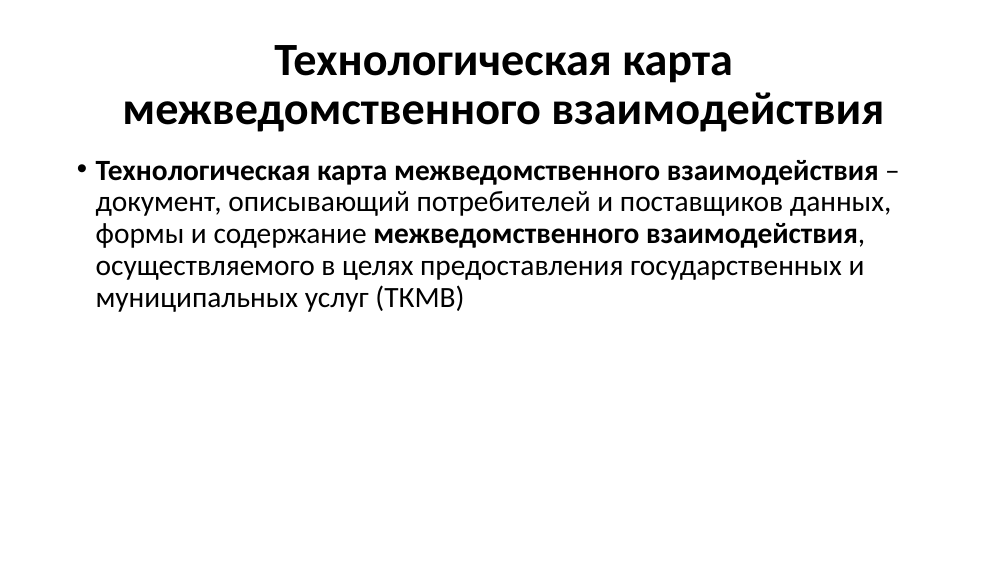
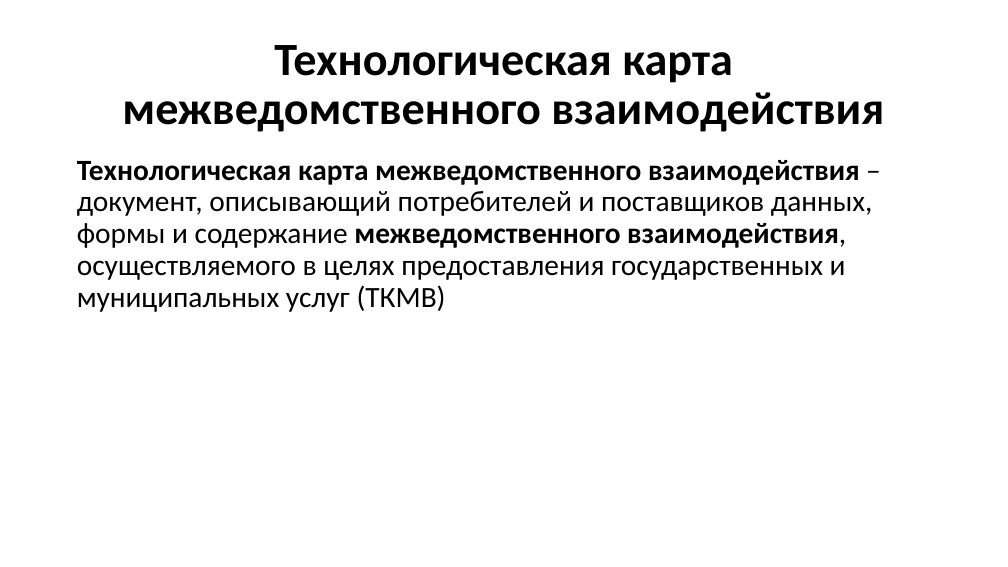
Before and after one commit to MrMorello/My_python_repo, a slide deck: slide 7 of Порядок МЭВ и.pptx. Drawn at 1008x567 pixels with LibreOffice and Linux fonts; fonts in the diff are those of the drawing. Boxes give left, top, right and bottom in pixels: in the first picture for what was removed or moved away, otherwise in the second. Text is boxed around its words. In the diff, an @@ line names an element or a change of style, - is before the commit and + after.

```diff
--- a/Порядок МЭВ и.pptx
+++ b/Порядок МЭВ и.pptx
@@ text "Технологическая карта межведомственного взаимодействия – ..." at [77,160,872,312]: bullet • to none @@
```
Also in this commit, not shown: 1 other slide changed.
